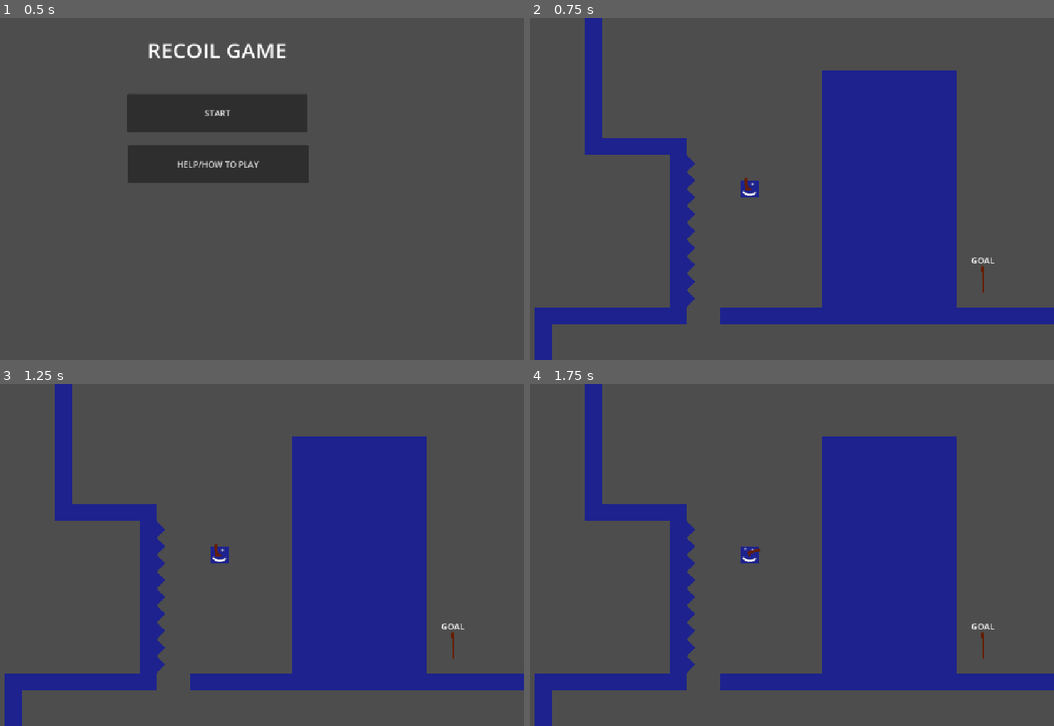
Above: before the commit, frames 1-4 (two rows, left to right).
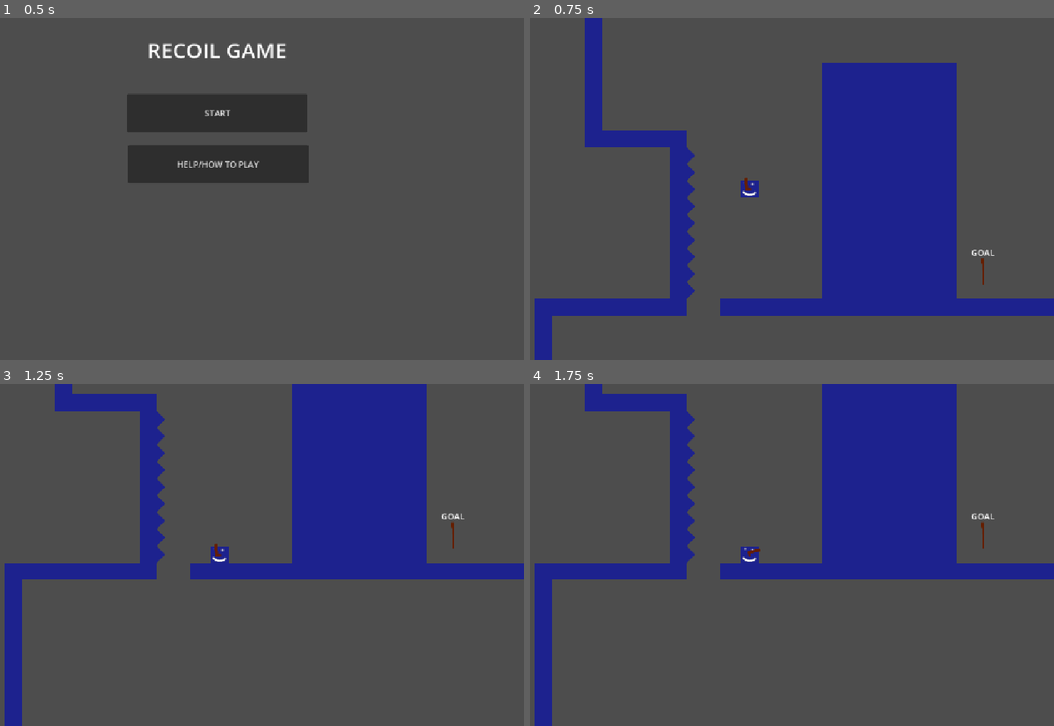
Above: after the commit, the same moments.

Repository: ejoit/Shooter-Game
Game: Godot game, scene res://Scenes/tile_screen.tscn
Two runs of this game, one before a commit and one after it. Both use one fixed random seed, a clock stepped at 60 frames per second and the inputs below.
Inputs (mouse positions are in pixels of both pictures, inside the frame that each line leads up to):
- Up to frame 1 (0.5 s): no input
- Up to frame 2 (0.75 s): click "START" at 0.5 s
- Up to frame 3 (1.25 s): no input
- Up to frame 4 (1.75 s): tap Enter (ui_accept) at 1.25, 1.52 s; move the mouse to (881, 537) at 1.27 s; hold Right (ui_right) from 1.28 s (still down); click (881, 537) at 1.35 s

Frame 1 is identical in both runs. In frame 2, 5.7% of the frame differs, in the area x 0-100%, y 13-90%; in frame 3, 24%, in the area x 0-100%, y 0-90%; in frame 4, 24%.

Commit message:
Revert "AHHHHHHHHHHHHHH"
This reverts commit bb141fdf4bc99efc246d092aa0cba94c6665e780.

Diff:
--- a/Player States/fall.gd
+++ /dev/null
@@ -1,34 +0,0 @@
-extends State
-@export
-var idle_state: State
-
-var speed = 10000
-
-
-func enter() -> void:
-	pass
-
-# Called when the node enters the scene tree for the first time.
-func process_physics(delta: float) -> State:
-	var direction := Input.get_axis("ui_left", "ui_right")
-	parent.velocity.x = direction * speed
-
-	parent.velocity.y += GRAVITY * delta
-
-	parent.move_and_slide()
-
-	if !parent.is_on_floor():
-		return idle_state
-
-
-	return null
-
-func process_input(event: InputEvent)  -> State:
-	return null
-
-func process_frame(delta: float)-> State:
-
-	return null
-
-func exit()-> void:
-	pass
--- a/Player States/idle.gd
+++ b/Player/Scripts/Player States/idle.gd
@@ -1,10 +1,6 @@
 extends State
-
 @export
 var jump_state: State
-@export
-var fall_state: State
-var speed = 300
 
 # Called when the node enters the scene tree for the first time.
 
@@ -21,13 +17,19 @@
 	print("idle and probs work")
 
 func process_input(event:InputEvent) -> State:
+	#return "inset stat name from that exort
+	#if Input.aation preess bleh bleh do retun state nmae
+
+		# change to air/ fall state
 	return null
 
 
 func process_physics(delta: float) -> State:
-	var direction := Input.get_axis("ui_left", "ui_right")
-	parent.velocity.x = direction * speed
+	parent.velocity.y += GRAVITY * delta
+	parent.move_and_slide()
 
+	if parent.is_on_floor():
+		return jump_state
 
 	return null
 
--- a/Player/Scripts/state.gd
+++ b/Player/Scripts/state.gd
@@ -3,6 +3,9 @@
 
 
 var GRAVITY = 1000
+@export
+var speed = 300
+
 var parent: Player
 
 func enter() -> void:
@@ -11,7 +14,7 @@
 func exit()-> void:
 	pass
 
-func process_input(event: InputEvent) -> State:
+func process_input(event: InputEvent)  -> State:
 	return null
 
 func process_frame(delta: float)-> State:
--- a/Player/Scripts/state_machine.gd
+++ b/Player/Scripts/state_machine.gd
@@ -15,7 +15,6 @@
 func change_state(new_state:State) -> void:
 	if current_state:
 		current_state.exit()
-
 	current_state = new_state
 	current_state.enter()
 
--- a/Scenes/player.tscn
+++ b/Scenes/player.tscn
@@ -6,9 +6,8 @@
 [ext_resource type="Script" uid="uid://co6ub37ujgp7h" path="res://Scripts/camera_2d.gd" id="3_vgqql"]
 [ext_resource type="AudioStream" uid="uid://u8e06n0l7dgt" path="res://beta Throwaway stuuf/Shoot6.wav" id="5_fkybt"]
 [ext_resource type="Script" uid="uid://dwgdvtddx81b3" path="res://Player/Scripts/state_machine.gd" id="6_3smsa"]
-[ext_resource type="Script" uid="uid://bcbi2g4y4c02m" path="res://Player States/idle.gd" id="7_3smsa"]
-[ext_resource type="Script" uid="uid://cofxvhnt8whcu" path="res://Player States/jump.gd" id="7_8erm5"]
-[ext_resource type="Script" uid="uid://bcrqmy048ytqn" path="res://Player States/fall.gd" id="9_f1ek2"]
+[ext_resource type="Script" uid="uid://bcbi2g4y4c02m" path="res://Player/Scripts/Player States/idle.gd" id="7_3smsa"]
+[ext_resource type="Script" uid="uid://cofxvhnt8whcu" path="res://Player/Scripts/Player States/jump.gd" id="7_8erm5"]
 
 [sub_resource type="RectangleShape2D" id="RectangleShape2D_vgqql"]
 size = Vector2(30, 30)
@@ -90,17 +89,13 @@
 
 [node name="StateMachine" type="Node" parent="." unique_id=225548279 node_paths=PackedStringArray("starting_state")]
 script = ExtResource("6_3smsa")
-starting_state = NodePath("fall")
+starting_state = NodePath("idle")
 metadata/_custom_type_script = "uid://dwgdvtddx81b3"
 
 [node name="jump" type="Node" parent="StateMachine" unique_id=1026661141]
 script = ExtResource("7_8erm5")
+speed = 700
 
-[node name="idle" type="Node" parent="StateMachine" unique_id=636971558 node_paths=PackedStringArray("jump_state", "fall_state")]
+[node name="idle" type="Node" parent="StateMachine" unique_id=636971558 node_paths=PackedStringArray("jump_state")]
 script = ExtResource("7_3smsa")
 jump_state = NodePath("../jump")
-fall_state = NodePath("../fall")
-
-[node name="fall" type="Node" parent="StateMachine" unique_id=1508033462 node_paths=PackedStringArray("idle_state")]
-script = ExtResource("9_f1ek2")
-idle_state = NodePath("../idle")
Not shown, removed: Player States/fall.gd.uid
Renamed: Player States/idle.gd.uid -> Player/Scripts/Player States/idle.gd.uid
Renamed: Player States/jump.gd -> Player/Scripts/Player States/jump.gd
Renamed: Player States/jump.gd.uid -> Player/Scripts/Player States/jump.gd.uid
